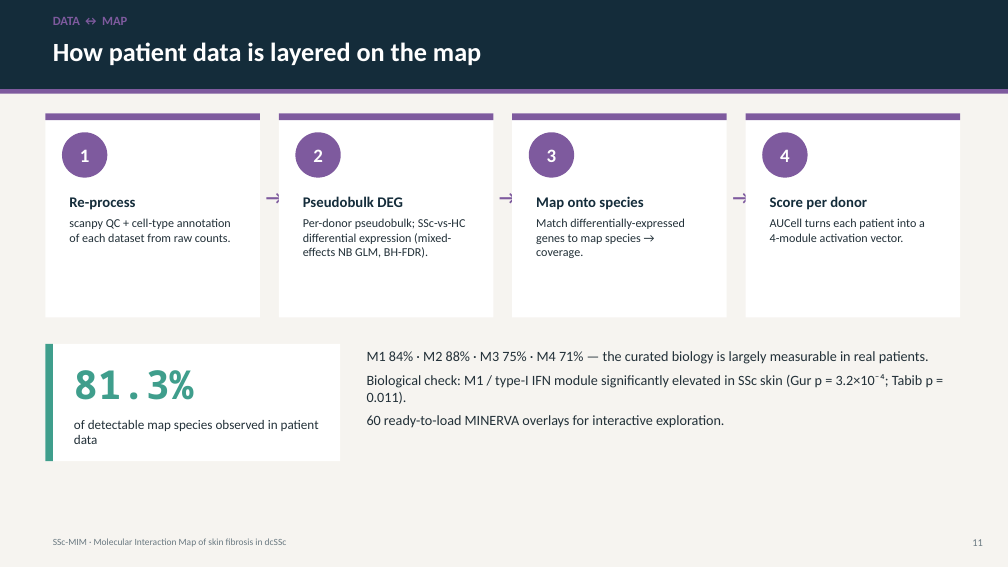
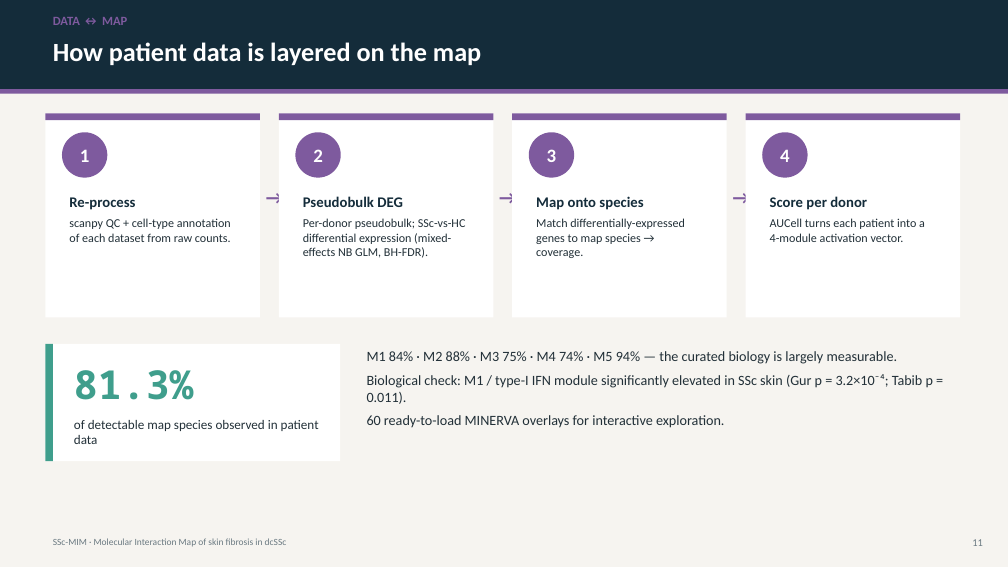
Before and after one commit to Nurtal/IDT_SSc_map, a slide deck: slide 11 of docs/SSc_MIM_presentation.pptx. Drawn at 1008x567 pixels with LibreOffice and Linux fonts; fonts in the diff are those of the drawing. Boxes give left, top, right and bottom in pixels: in the first picture for what was removed or moved away, otherwise in the second. Text is boxed around its words. In the diff, an @@ line names an element or a change of style, - is before the commit and + after.

```diff
--- a/docs/SSc_MIM_presentation.pptx
+++ b/docs/SSc_MIM_presentation.pptx
@@ text at [367, 351, 898, 364]: text changed @@
-M1 84% · M2 88% · M3 75% · M4 71% — the curated biology is largely measurable in real patients.
+M1 84% · M2 88% · M3 75% · M4 74% · M5 94% — the curated biology is largely measurable.
```
Also in this commit, not shown: 5 other slides changed, 13 other files.
